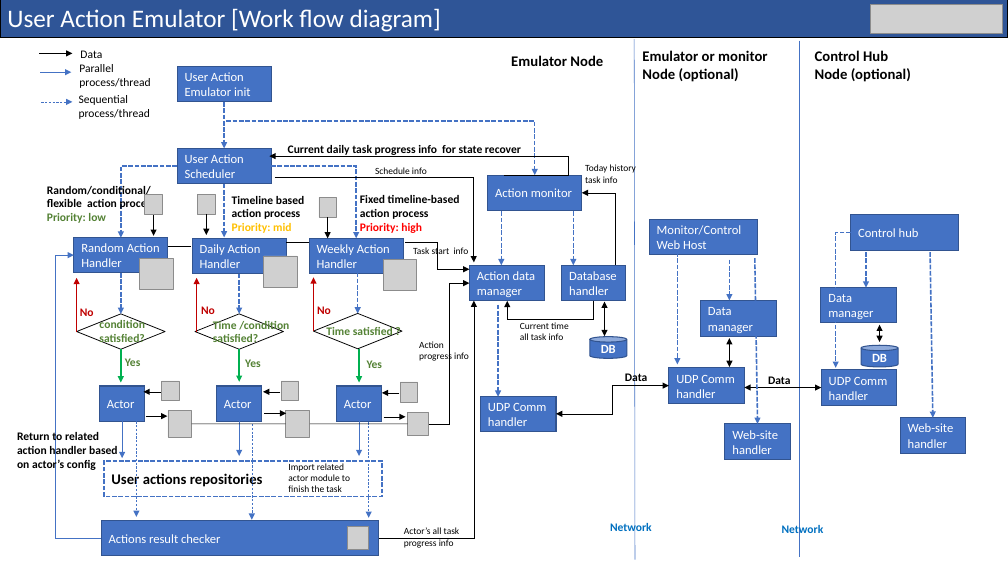
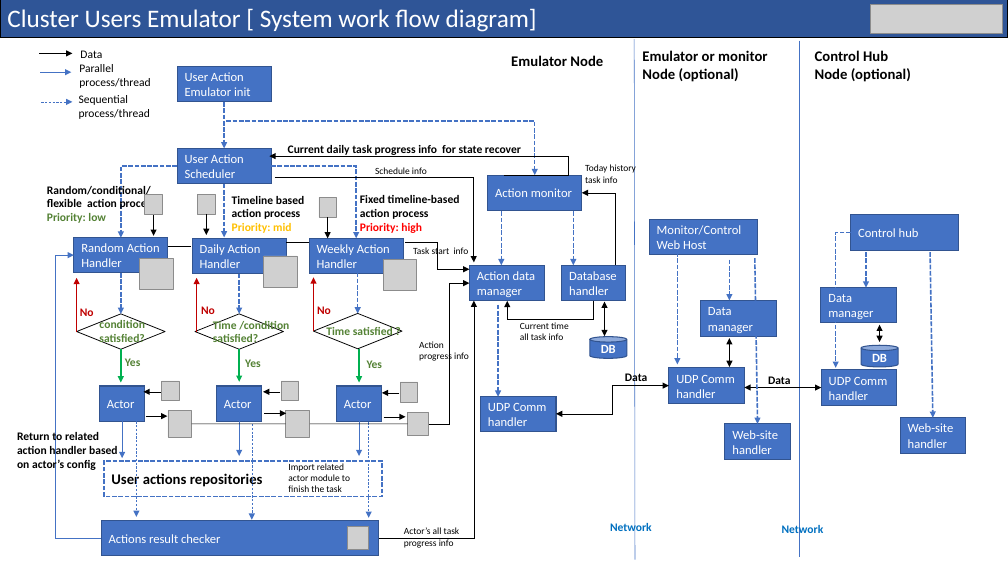
Before and after one commit to LiuYuancheng/Cluster_User_Emulation_System, a slide deck: slide 2 of doc/designDoc.pptx (slide 4 before the commit). Drawn at 1008x567 pixels with LibreOffice and Linux fonts; fonts in the diff are those of the drawing; grey boxes stand for pictures. Boxes give left, top, right and bottom in pixels: in the first picture for what was removed or moved away, otherwise in the second. Text is boxed around its words. In the diff, an @@ line names an element or a change of style, - is before the commit and + after.

```diff
--- a/doc/designDoc.pptx
+++ b/doc/designDoc.pptx
@@ text in rectangle at box(7, 8, 537, 32): text changed @@
-User Action Emulator [Work flow diagram]
+Cluster Users Emulator [ System work flow diagram]
```
Also in this commit, not shown: 2 other slides changed, 3 slides added, 1 other file.
